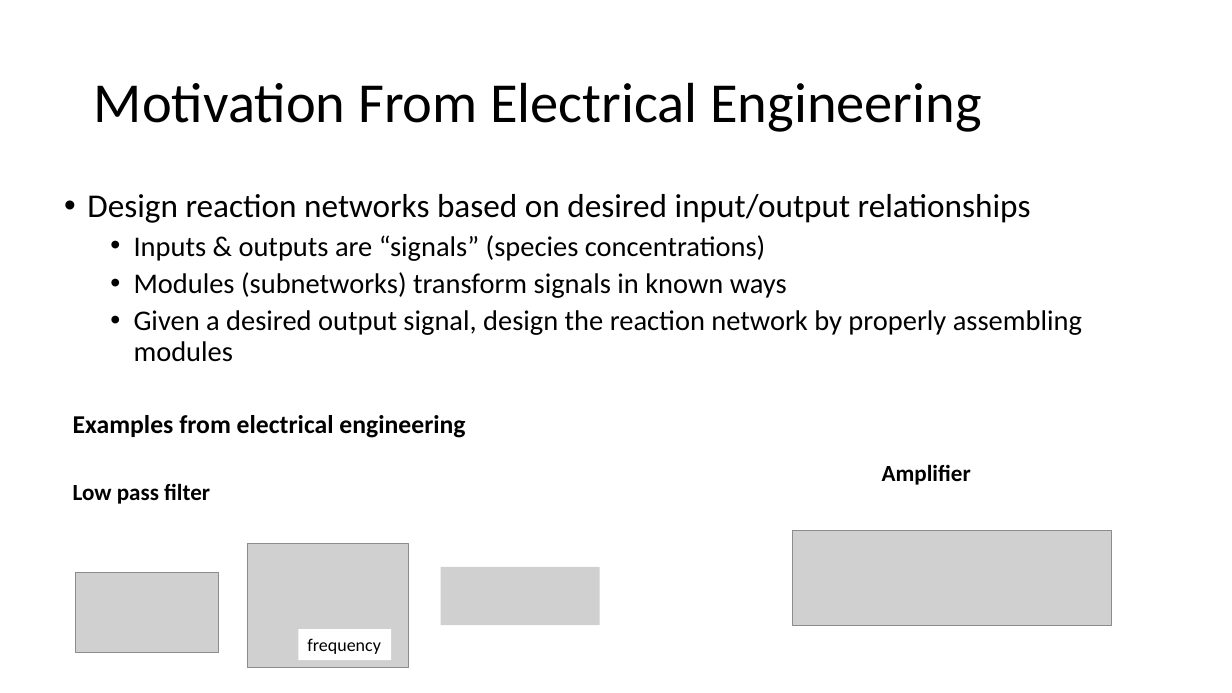
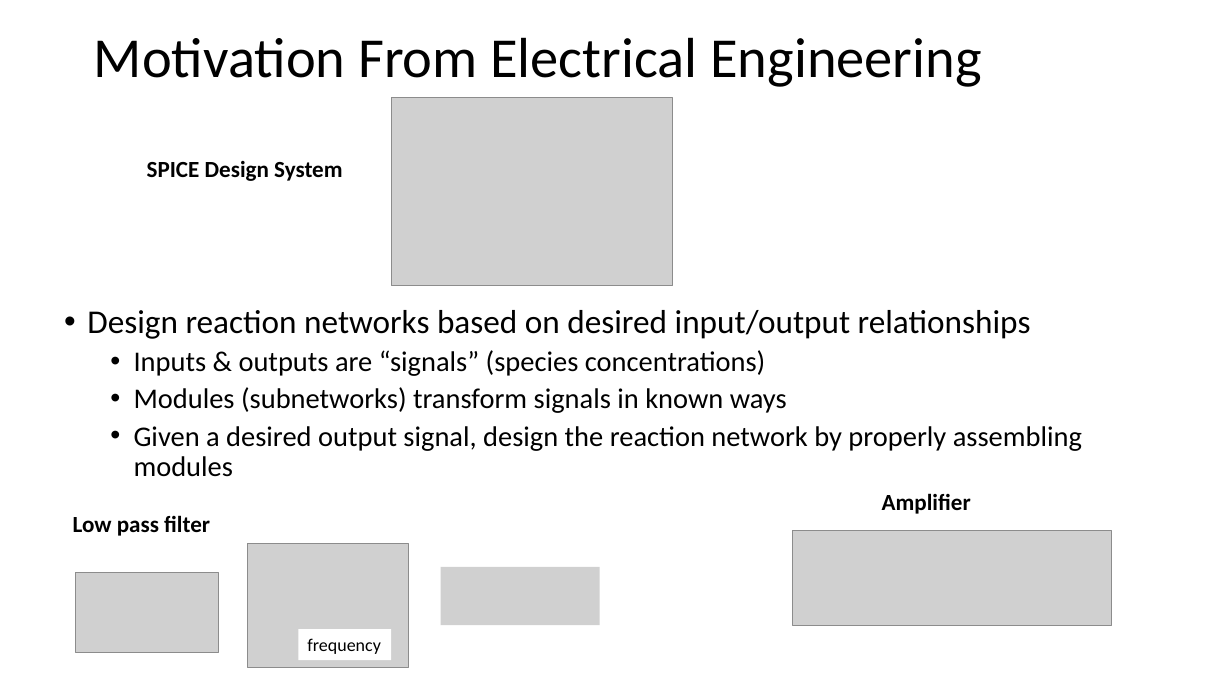
Before and after one commit to joseph-hellerstein/linear_reaction_networks, a slide deck: slide 2 of docs/module_framework.pptx. Drawn at 1232x693 pixels with LibreOffice and Linux fonts; fonts in the diff are those of the drawing; grey boxes stand for pictures. Boxes give left, top, right and bottom in pixels: in the first picture for what was removed or moved away, otherwise in the second. Text is boxed around its words. In the diff, an @@ line names an element or a change of style, - is before the commit and + after.

Commit message:
updated presentation and figures

```diff
--- a/docs/module_framework.pptx
+++ b/docs/module_framework.pptx
@@ title "Motivation From Electrical Engineering": place and size @@
-title "Motivation From Electrical Engineering" at <box>94,82,981,132</box>
+title "Motivation From Electrical Engineering" at <box>94,37,981,87</box>
@@ picture added at <box>391,98,673,286</box> @@
@@ text added at <box>147,161,342,181</box>, 18 pt, text #000000, bold @@
+SPICE Design System
@@ text "Design reaction networks based on ...": place and size @@
-text "Design reaction networks based on ..." at <box>87,194,1082,362</box>
+text "Design reaction networks based on ..." at <box>87,310,1082,477</box>
@@ text removed at <box>73,415,465,438</box> @@
-Examples from electrical engineering
@@ text "Low pass filter": place and size @@
-text "Low pass filter" at <box>73,483,210,504</box>
+text "Low pass filter" at <box>73,515,210,536</box>
@@ text "Amplifier": place and size @@
-text "Amplifier" at <box>882,464,971,485</box>
+text "Amplifier" at <box>882,493,971,514</box>
```
Also in this commit, not shown: 5 other slides changed, 8 slides added, 6 slides removed, 1 other file.
